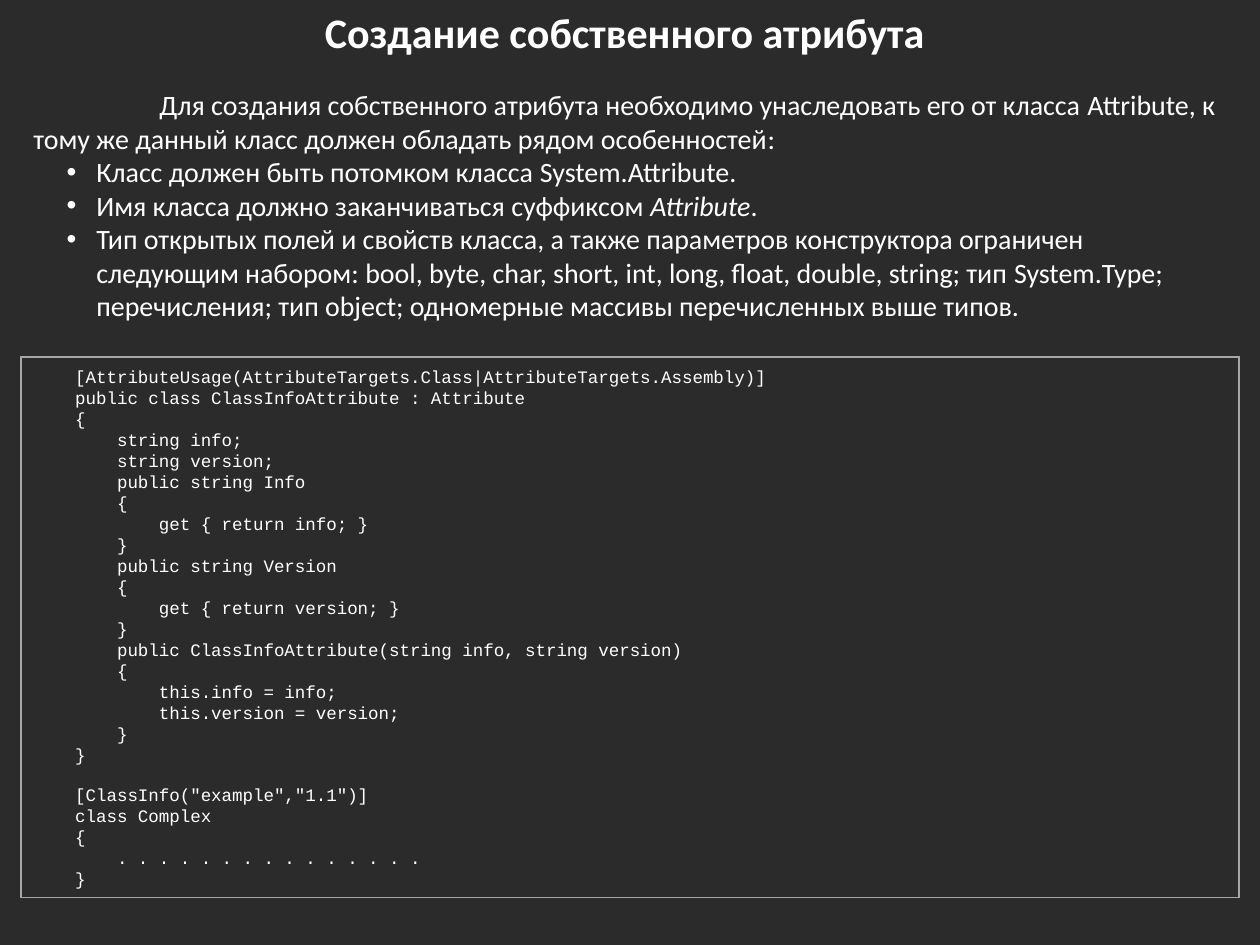
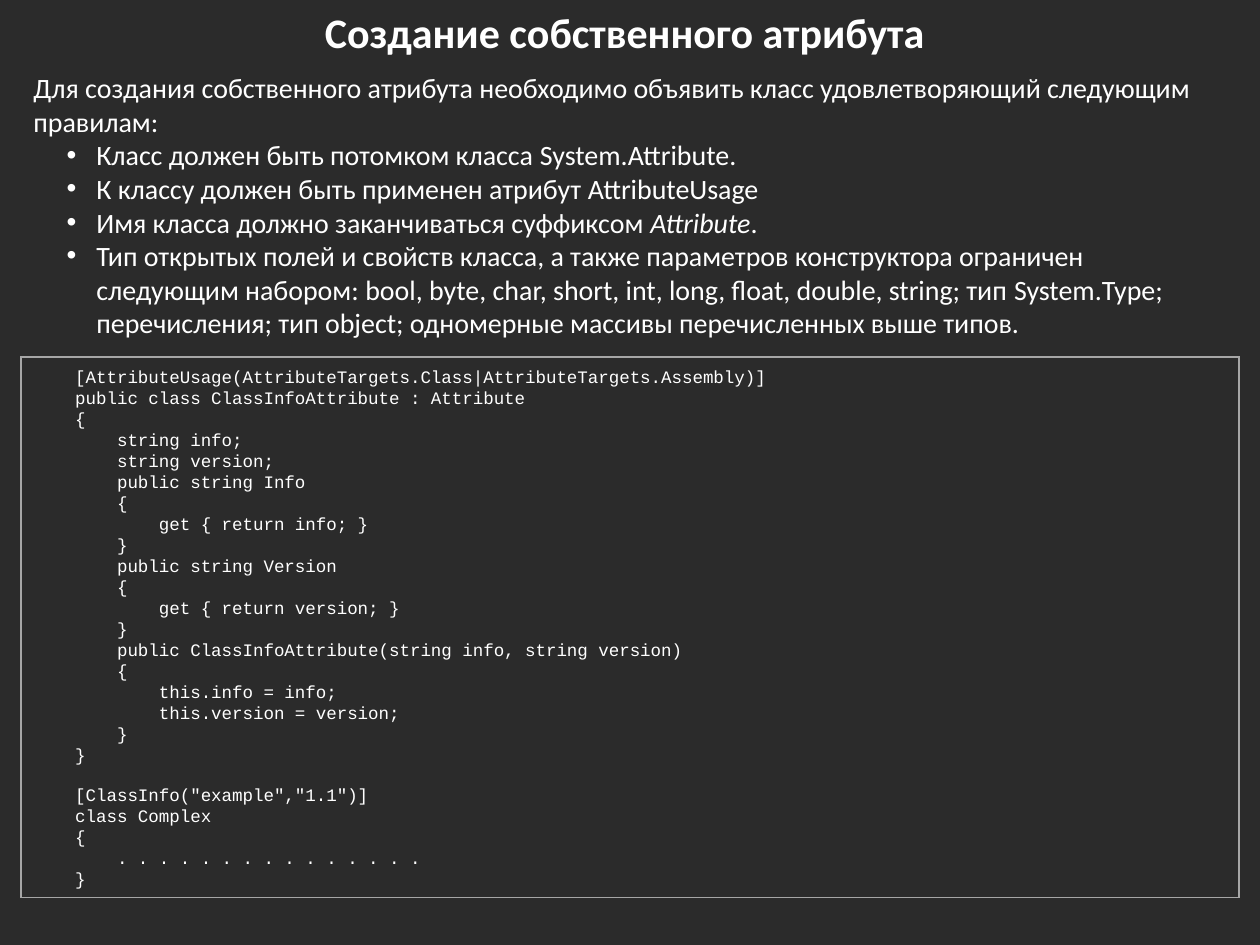
Before and after one commit to bazile/Training, a slide deck: slide 8 of Presentation/lesson-07-reflection.pptx (slide 7 before the commit). Drawn at 1260x945 pixels with LibreOffice and Linux fonts; fonts in the diff are those of the drawing; background and template pictures are left out; a plain dark background stands for a picture behind light text. Boxes give left, top, right and bottom in pixels: in the first picture for what was removed or moved away, otherwise in the second. Text is boxed around its words. In the diff, an @@ line names an element or a change of style, - is before the commit and + after.

```diff
--- a/Presentation/lesson-07-reflection.pptx
+++ b/Presentation/lesson-07-reflection.pptx
@@ text at <box>33,79,1190,137</box>: text changed @@
-Для создания собственного атрибута необходимо унаследовать его от класса Attribute, к тому же данный класс должен обладать рядом особенностей:
+Для создания собственного атрибута необходимо объявить класс удовлетворяющий следующим правилам:
@@ text at <box>96,179,758,204</box>: paragraph added @@
+  • К классу должен быть применен атрибут AttributeUsage
```
Also in this commit, not shown: 2 other slides changed, 5 slides added, 1 other file.
